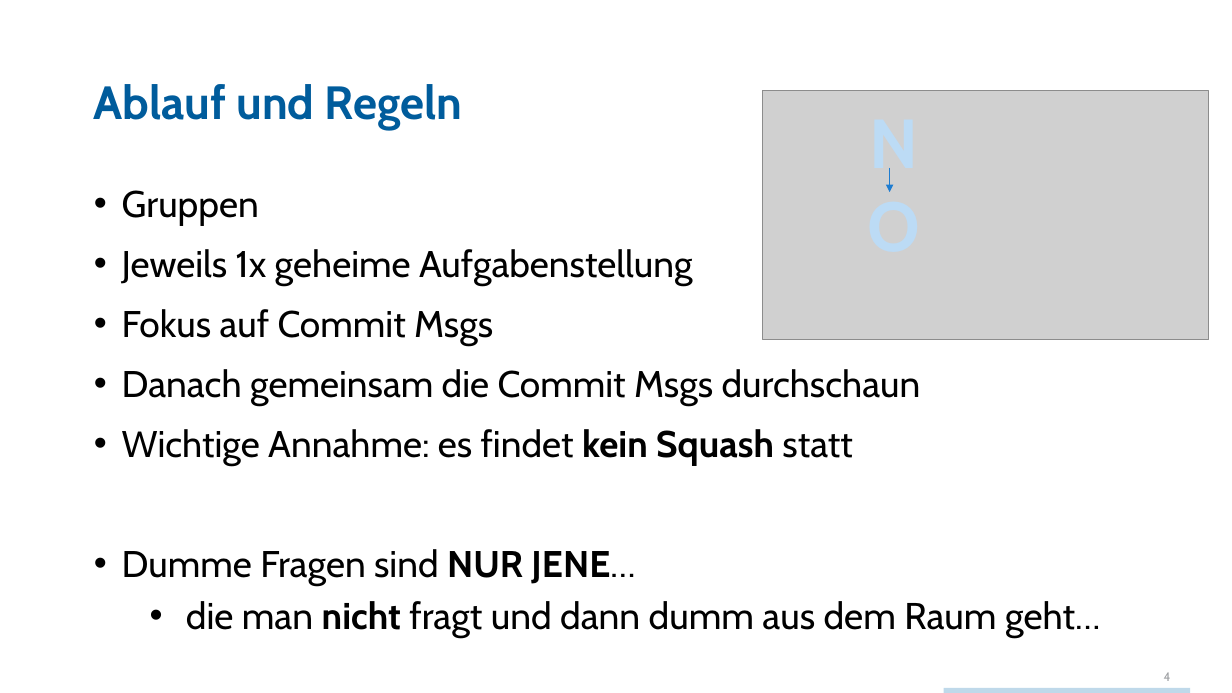
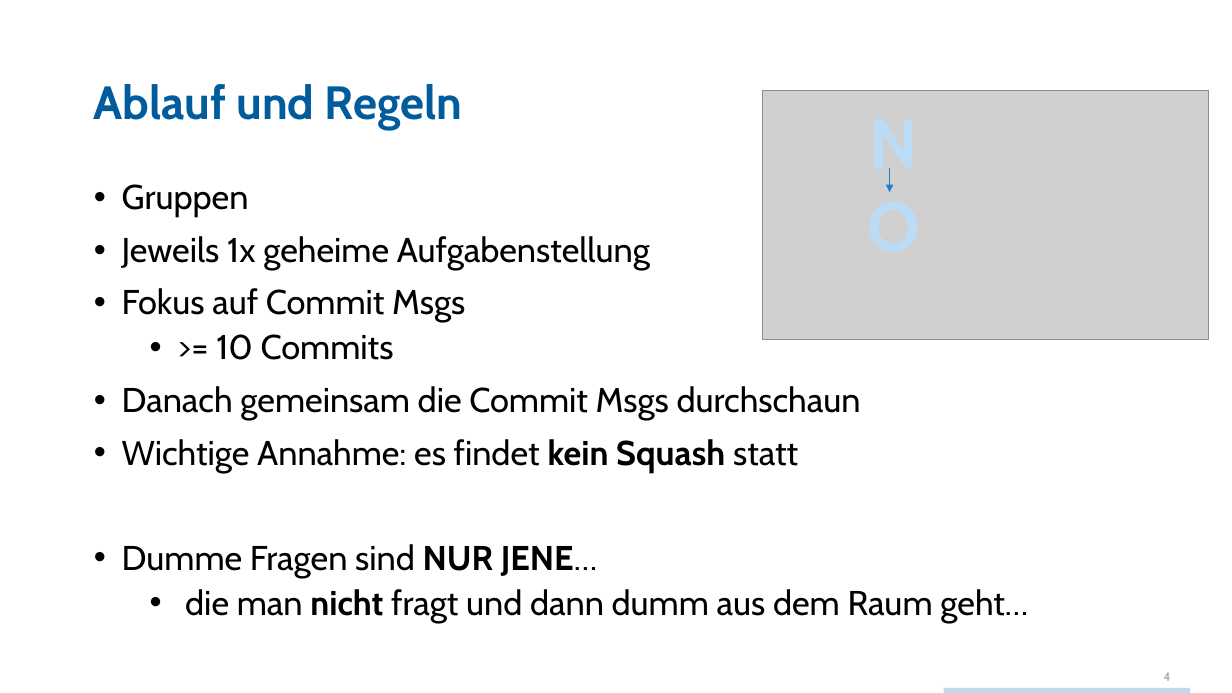
Before and after one commit to techtalk/CodingDojos, a slide deck: slide 4 of CommitMessages/CodingDojo_CommitMessages.pptx. Drawn at 1232x693 pixels with LibreOffice and Linux fonts; fonts in the diff are those of the drawing; grey boxes stand for pictures; background and template pictures are left out. Boxes give left, top, right and bottom in pixels: in the first picture for what was removed or moved away, otherwise in the second. Text is boxed around its words. In the diff, an @@ line names an element or a change of style, - is before the commit and + after.

```diff
--- a/CommitMessages/CodingDojo_CommitMessages.pptx
+++ b/CommitMessages/CodingDojo_CommitMessages.pptx
@@ text at [122, 184, 1028, 623]: size 28.9 to 26.8 pt in "Gruppen", "Jeweils 1x geheime Aufgabenstellung", "Fokus auf Commit Msgs", "Danach gemeinsam die Commit Msgs durchschaun" and 2 more places; size 29 to 26.8 pt in "die man nicht fragt und dann dumm ..."; line spacing 1 to 0.9 @@
@@ text at [216, 334, 394, 360]: paragraph added @@
+  • >= 10 Commits
```
Also in this commit, not shown: 2 other slides changed.
